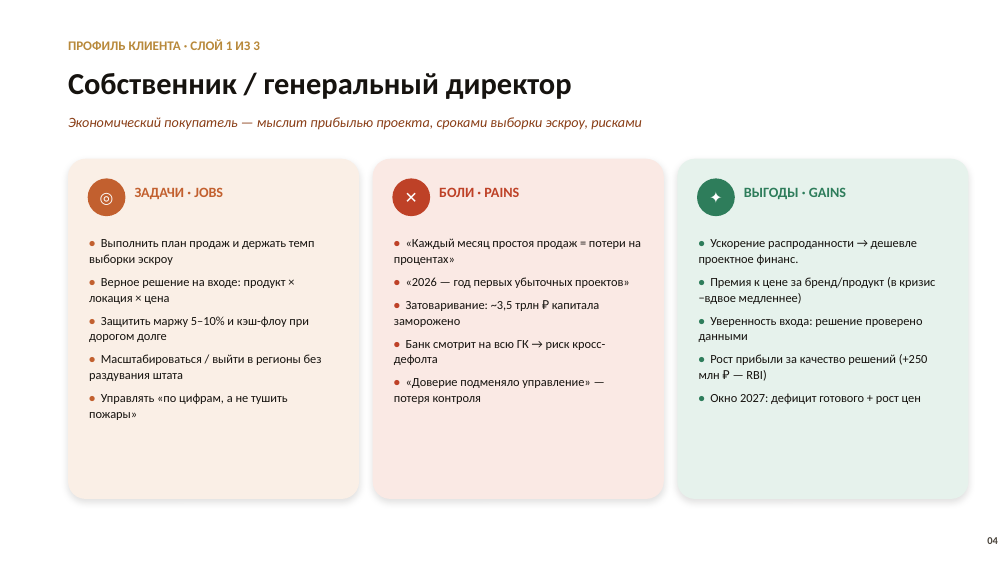
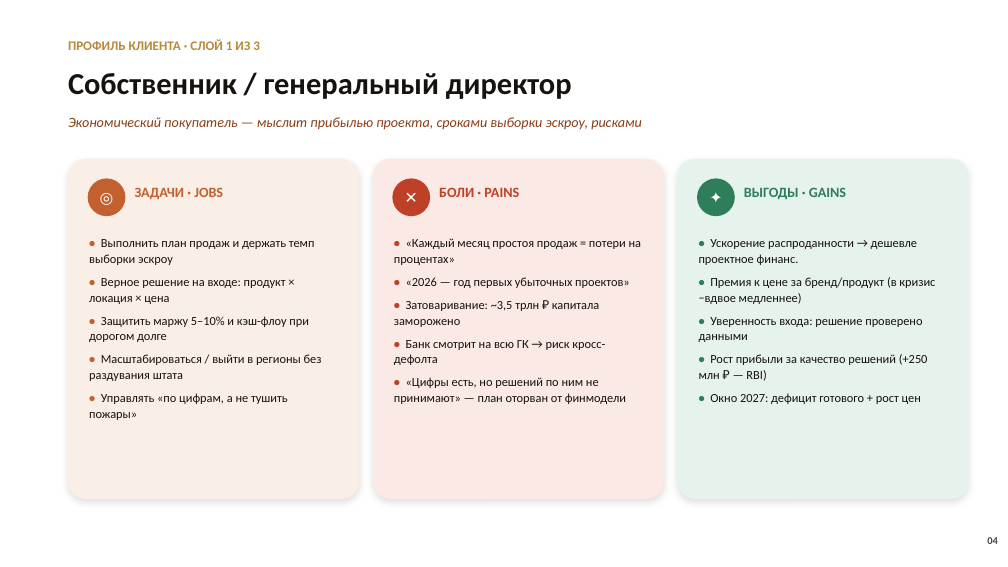
Before and after one commit to AleksandrSuchkov/vpc-buro-suchkov, a slide deck: slide 4 of VPC_презентация.pptx. Drawn at 1008x567 pixels with LibreOffice and Linux fonts; fonts in the diff are those of the drawing. Boxes give left, top, right and bottom in pixels: in the first picture for what was removed or moved away, otherwise in the second. Text is boxed around its words. In the diff, an @@ line names an element or a change of style, - is before the commit and + after.

```diff
--- a/VPC_презентация.pptx
+++ b/VPC_презентация.pptx
@@ text at [394,377,626,404]: text changed @@
-• «Доверие подменяло управление» — потеря контроля
+• «Цифры есть, но решений по ним не принимают» — план оторван от финмодели
```
Also in this commit, not shown: 2 other slides changed, 5 other files.
